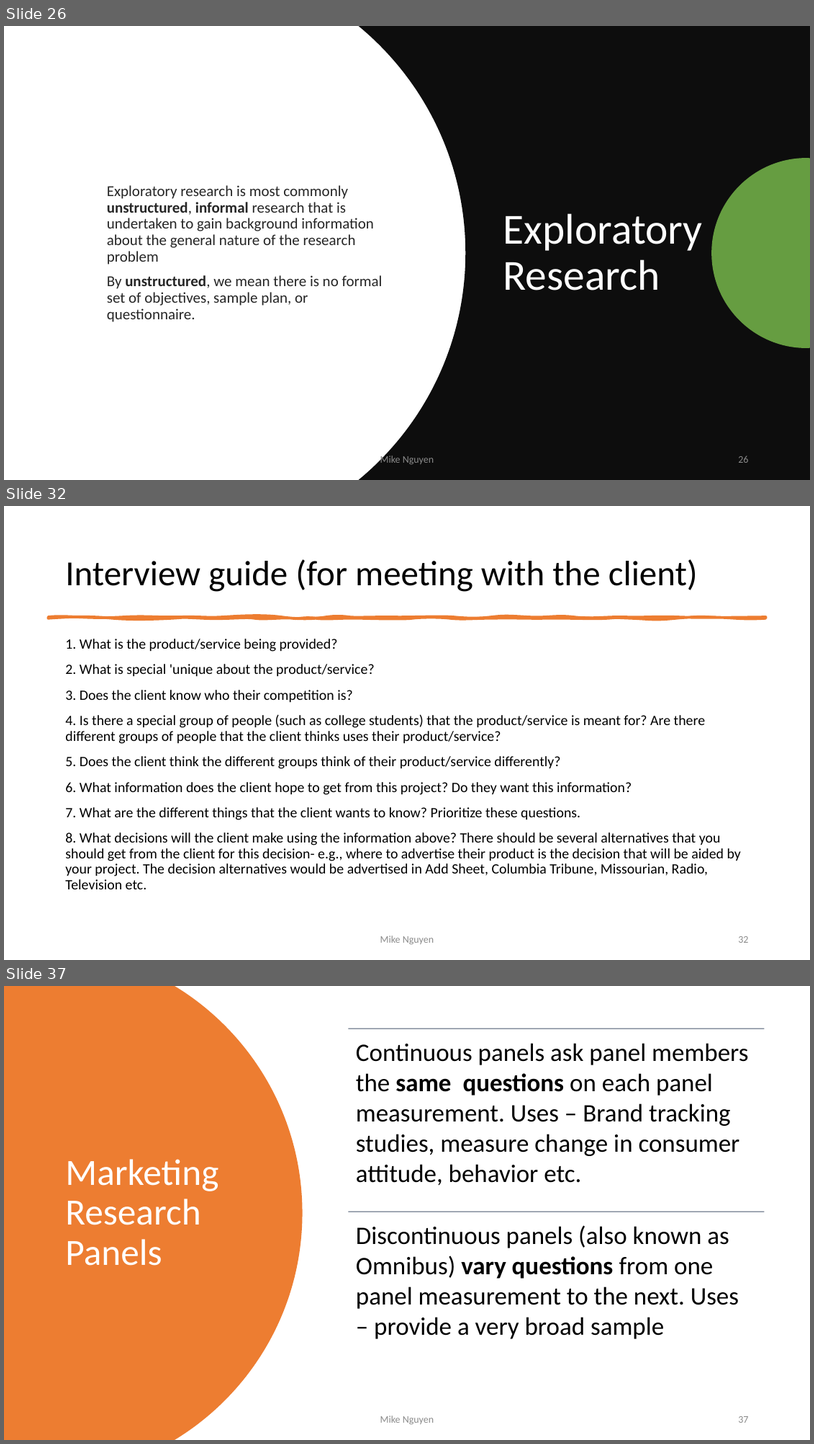
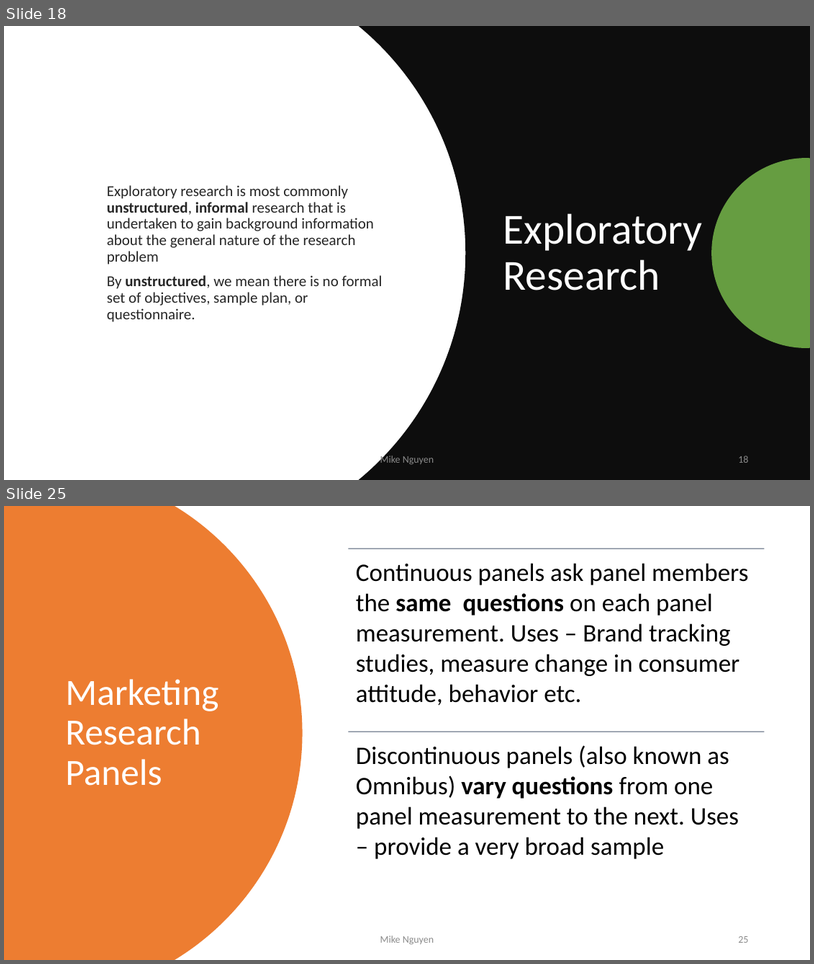
Before and after one commit to mikenguyen13/mar4050, a slide deck: lectures/2/2_Research Design.pptx. Shown one above the other, each under a label of ours: slides 26, 32 and 37 before the commit, slides 18 and 25 after it; the slides between them are not shown. The pictures are 814x1444 and 814x964 pixels, drawn with LibreOffice and Linux fonts; fonts in the diff are those of the drawing. Boxes give left, top, right and bottom in pixels: in the first picture for what was removed or moved away, otherwise in the second. Text is boxed around its words. In the diff, an @@ line names an element or a change of style, - is before the commit and + after.

```diff
--- a/lectures/2/2_Research Design.pptx
+++ b/lectures/2/2_Research Design.pptx
@@ slide 32 removed at <box>4,506,810,960</box>, background #FFFFFF @@
@@ title removed at <box>65,559,698,592</box> @@
-Interview guide (for meeting with the client)
@@ freeform shape removed at <box>48,617,766,618</box> @@
@@ text removed at <box>65,638,741,889</box> @@
-1. What is the product/service being provided?
-2. What is special 'unique about the product/service?
-3. Does the client know who their competition is?
-4. Is there a special group of people (such as college students) that the product/service is meant for? Are there different groups of people that the client thinks uses their product/service?
-5. Does the client think the different groups think of their product/service differently?
-6. What information does the client hope to get from this project? Do they want this information?
-7. What are the different things that the client wants to know? Prioritize these questions.
-8. What decisions will the client make using the information above? There should be several alternatives that you should get from the client for this decision- e.g., where to advertise their product is the decision that will be aided by your project. The decision alternatives would be advertised in Add Sheet, Columbia Tribune, Missourian, Radio, Television etc.
@@ text removed at <box>381,935,434,944</box> @@
-Mike Nguyen
@@ page number removed at <box>738,936,748,942</box> @@
-32
@@ what was slide 26 is now slide 18 @@
@@ page number at <box>738,455,748,462</box>: text changed @@
-26
+18
@@ what was slide 37 is now slide 25 @@
@@ page number at <box>738,936,748,942</box>: text changed @@
-37
+25
```
Also in this commit, not shown: 18 slides changed, 9 slides added, 18 other slides removed, 2 other files.
